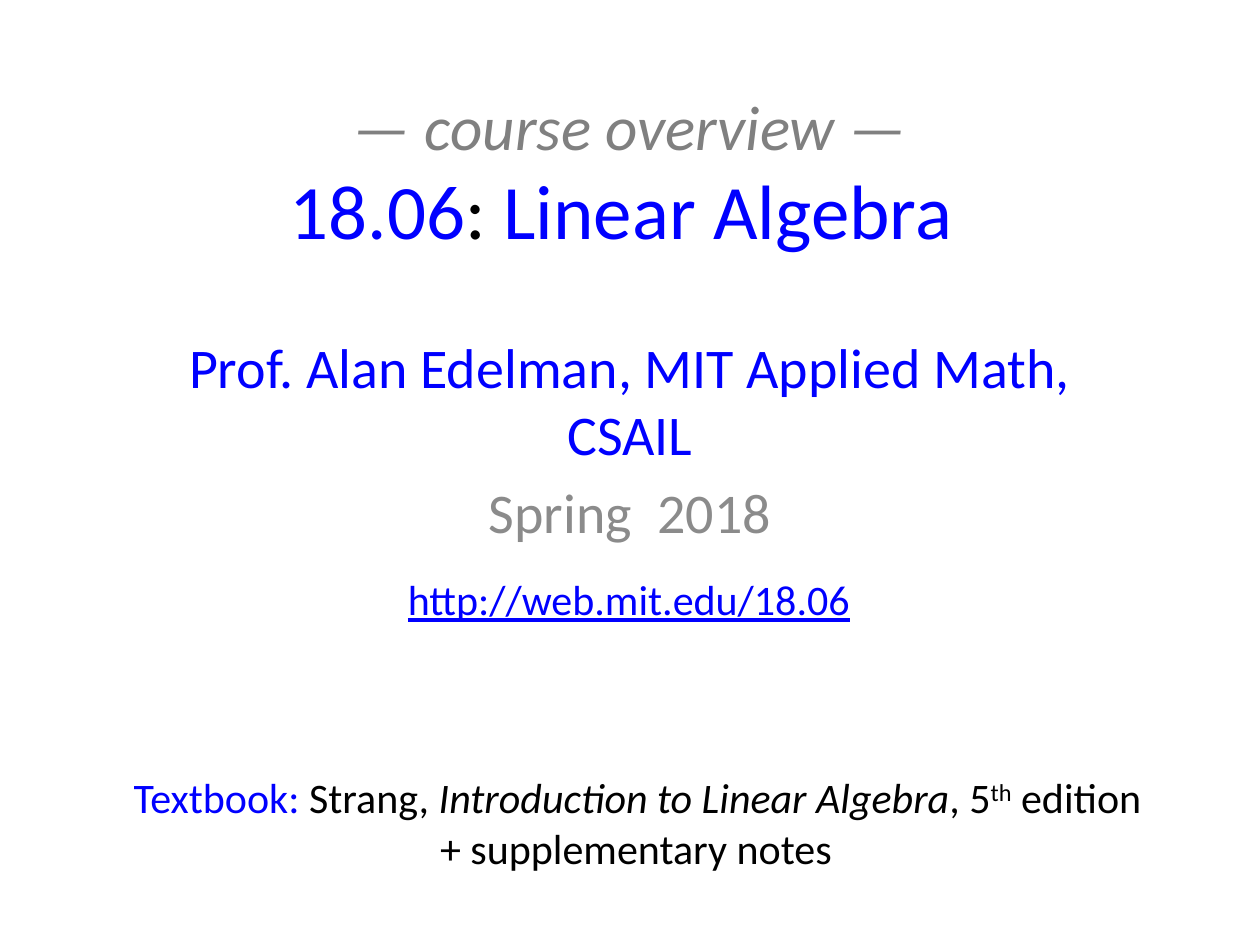
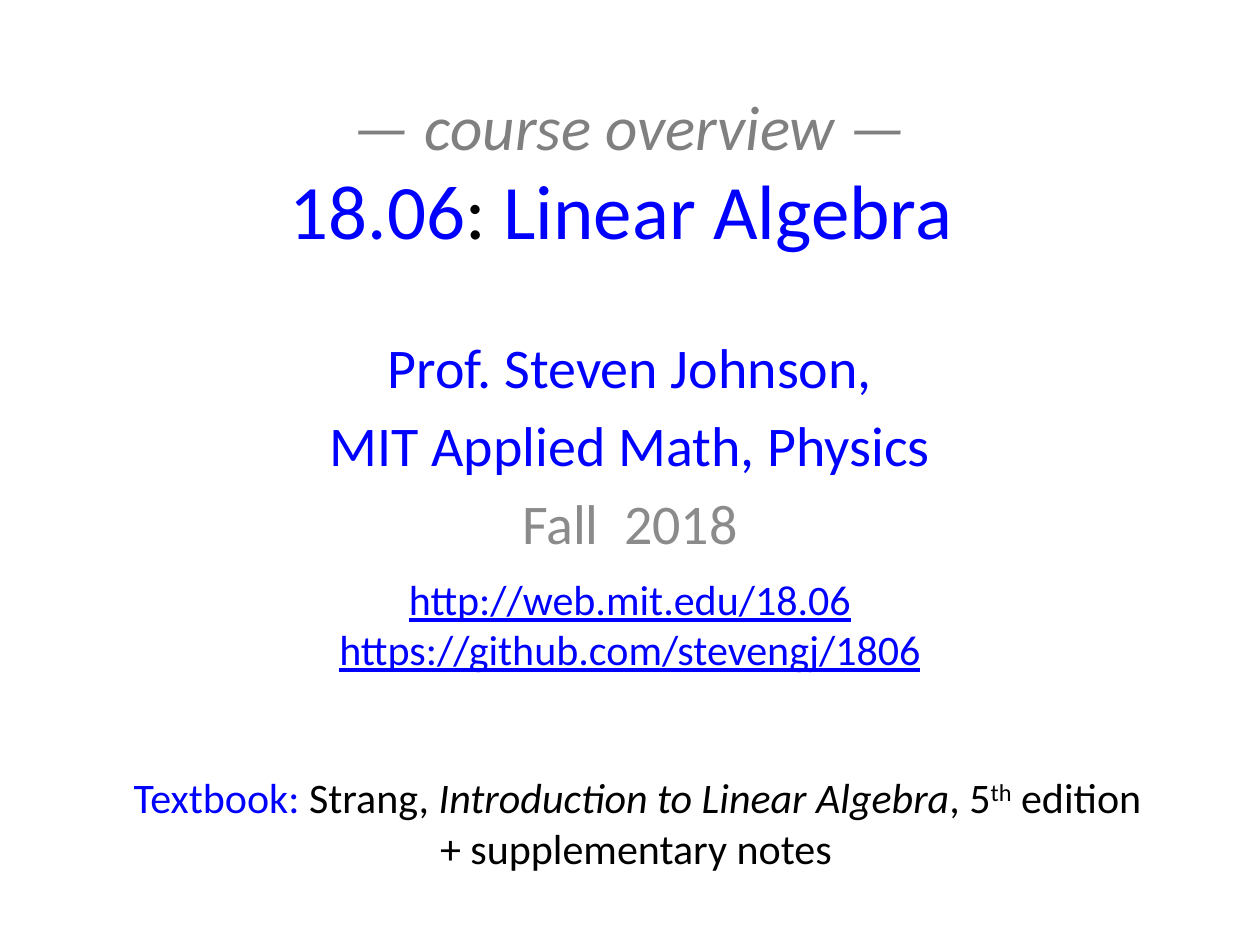
Before and after one commit to mitmath/1806, a slide deck: slide 1 of lectures/1806overview.pptx. Drawn at 1260x945 pixels with LibreOffice and Linux fonts; fonts in the diff are those of the drawing. Boxes give left, top, right and bottom in pixels: in the first picture for what was removed or moved away, otherwise in the second. Text is boxed around its words. In the diff, an @@ line names an element or a change of style, - is before the commit and + after.

```diff
--- a/lectures/1806overview.pptx
+++ b/lectures/1806overview.pptx
@@ subtitle at bbox=[329, 349, 929, 545]: text changed @@
-Prof. Alan Edelman, MIT Applied Math, CSAIL
-Spring 2018
+Prof. Steven Johnson,
+MIT Applied Math, Physics
+Fall 2018
@@ text "http://web.mit.edu/18.06": place and size @@
-text "http://web.mit.edu/18.06" at bbox=[408, 585, 850, 622]
+text "http://web.mit.edu/18.06" at bbox=[339, 585, 920, 673]
@@ text at bbox=[409, 585, 851, 622]: alignment left to centre @@
@@ text at bbox=[339, 635, 920, 673]: paragraph added @@
+https://github.com/stevengj/1806
```
Also in this commit, not shown: 5 other slides changed, 1 slide added, 2 other files.
